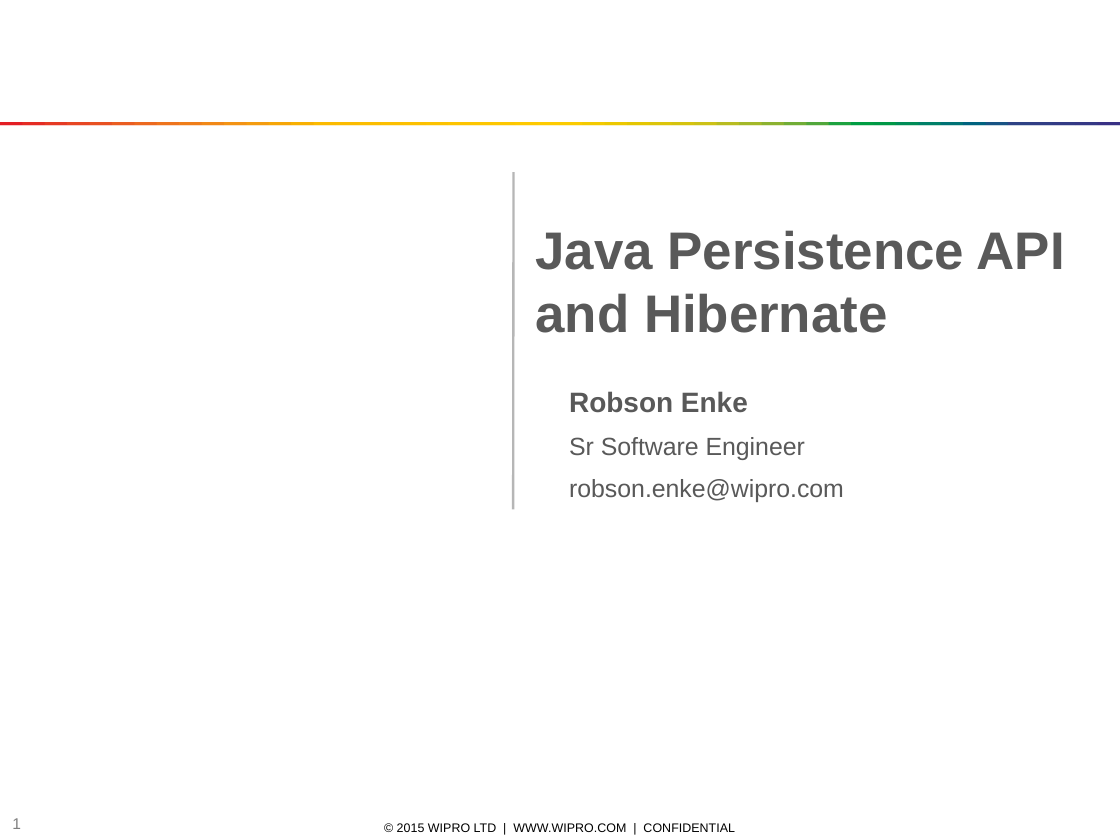
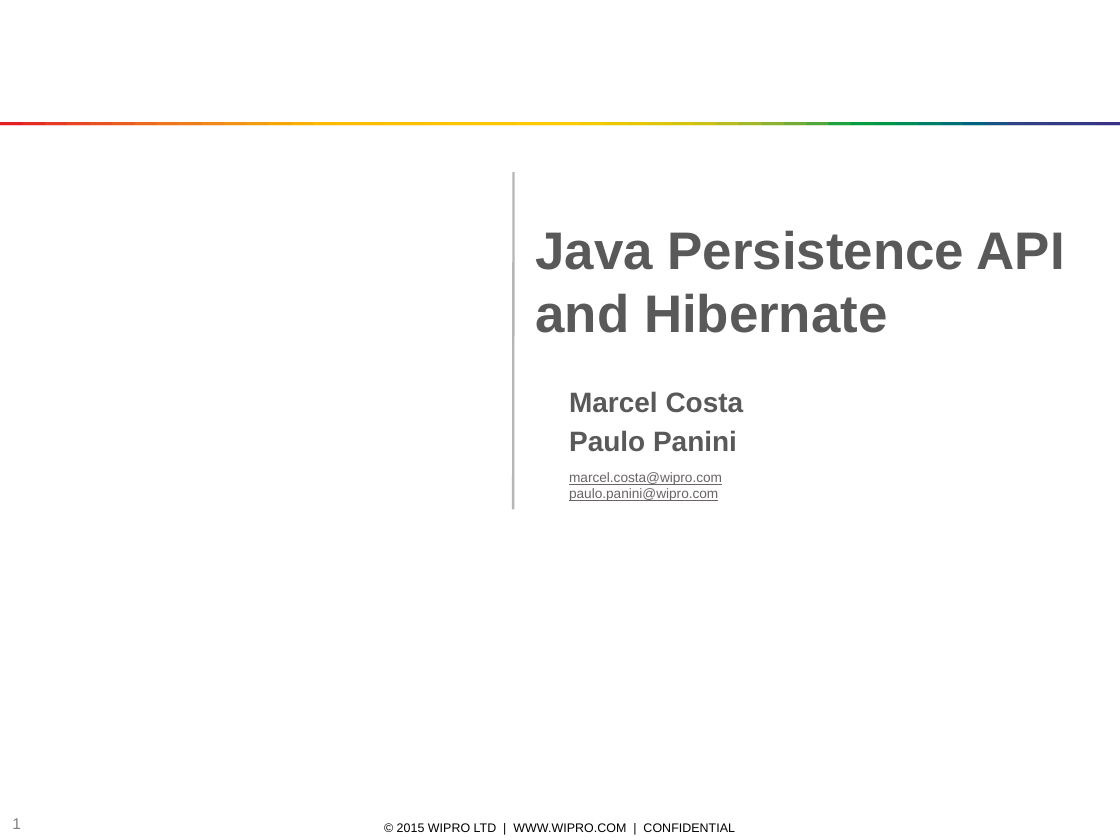
Before and after one commit to marcelsamaruga/wiproTraining, a slide deck: slide 1 of Java Persistence API and Hibernate.pptx. Drawn at 1120x840 pixels with LibreOffice and Linux fonts; fonts in the diff are those of the drawing; background and template pictures are left out. Boxes give left, top, right and bottom in pixels: in the first picture for what was removed or moved away, otherwise in the second. Text is boxed around its words. In the diff, an @@ line names an element or a change of style, - is before the commit and + after.

```diff
--- a/Java Persistence API and Hibernate.pptx
+++ b/Java Persistence API and Hibernate.pptx
@@ subtitle at <box>569,391,744,452</box>: text changed @@
-Robson Enke
+Marcel Costa
+Paulo Panini
@@ text removed at <box>569,437,805,460</box> @@
-Sr Software Engineer
@@ text at <box>569,472,722,501</box>: text changed; size 16 to 8.8 pt; text colour #595959 to #6A6468 @@
-robson.enke@wipro.com
+marcel.costa@wipro.com
+paulo.panini@wipro.com
```
Also in this commit, not shown: 3 other slides changed, 17 slides added.
